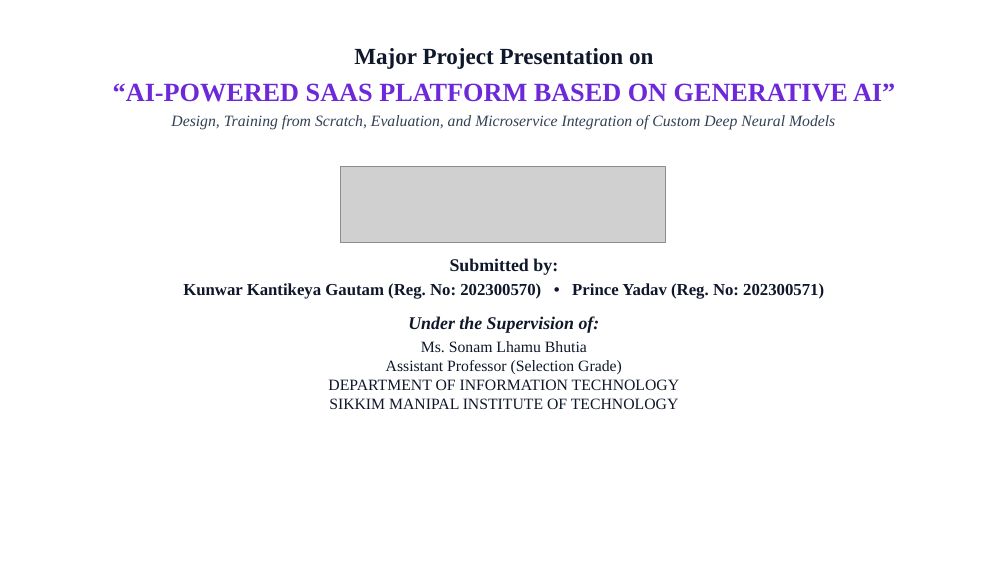
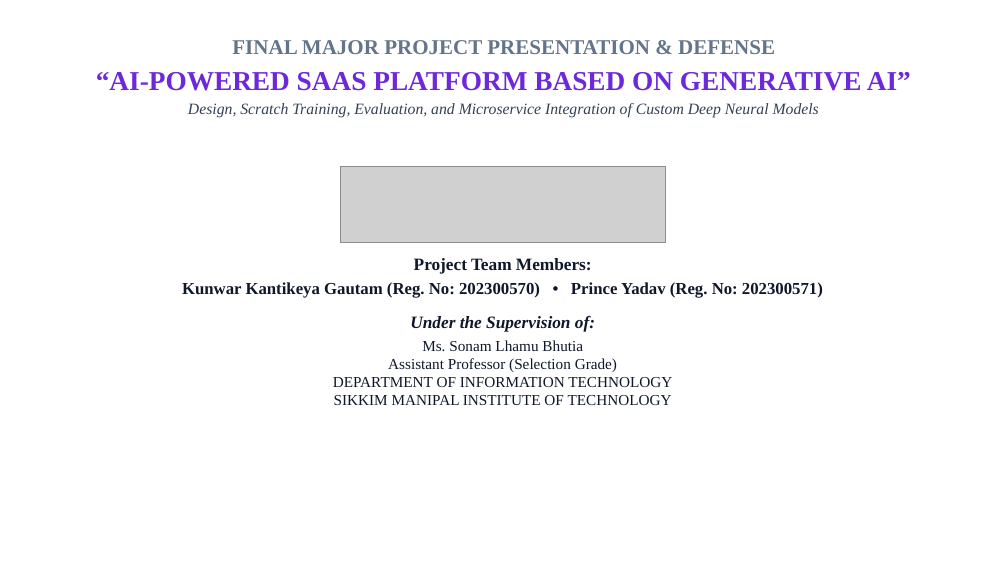
Before and after one commit to Kunwar9415/ai-powered-saas-platform, a slide deck: slide 1 of AI_POWERED_SAAS_PLATFORM_PRESENTATION.pptx. Drawn at 1008x567 pixels with LibreOffice and Linux fonts; fonts in the diff are those of the drawing; grey boxes stand for pictures. Boxes give left, top, right and bottom in pixels: in the first picture for what was removed or moved away, otherwise in the second. Text is boxed around its words. In the diff, an @@ line names an element or a change of style, - is before the commit and + after.

Commit message:
docs: expand final major project defense presentation to 28 detailed slides with empirical results

```diff
--- a/AI_POWERED_SAAS_PLATFORM_PRESENTATION.pptx
+++ b/AI_POWERED_SAAS_PLATFORM_PRESENTATION.pptx
@@ text "FINAL MAJOR PROJECT PRESENTATION & ...": place and size @@
-text "FINAL MAJOR PROJECT PRESENTATION & ..." at <box>113,48,895,130</box>
+text "FINAL MAJOR PROJECT PRESENTATION & ..." at <box>96,40,911,118</box>
@@ text at <box>232,40,775,54</box>: text changed; size 22 to 20 pt; text colour #0F172A to #64748B @@
-Major Project Presentation on
+FINAL MAJOR PROJECT PRESENTATION & DEFENSE
@@ text at <box>96,72,911,91</box>: size 25 to 26 pt in "“AI-POWERED SAAS PLATFORM BASED ON GENERATIVE AI”"; less space between paragraphs @@
@@ text at <box>188,103,819,118</box>: text changed @@
-Design, Training from Scratch, Evaluation, and Microservice Integration of Custom Deep Neural Models
+Design, Scratch Training, Evaluation, and Microservice Integration of Custom Deep Neural Models
@@ text at <box>414,258,592,274</box>: text changed; size 17 to 16.5 pt @@
-Submitted by:
+Project Team Members:
@@ text at <box>333,316,672,405</box>: size 17 to 16.5 pt in "Under the Supervision of:"; size 15 to 14.5 pt in "Ms. Sonam Lhamu Bhutia Assistant Professor (Selection ..." @@
```
Also in this commit, not shown: 8 other slides changed, 19 slides added, 16 slides removed, 1 other file.
